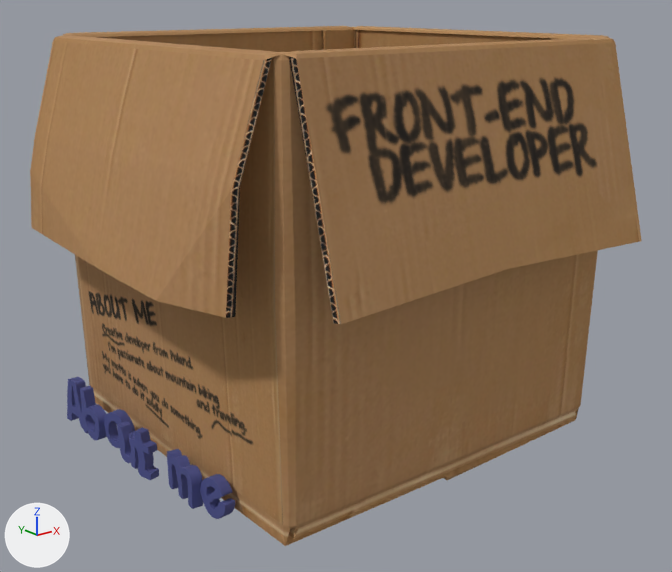
A saved change to the glTF model public/res/DCardboard.glb.
Camera for both pictures: a 50 mm lens placed at (-3.0, -3.82, 1.19), pointed at (0.0, -0.07, -0.31). The lights are fixed; the arrows at lower left show +X, +Y and +Z. Vertices at the same position are counted once.
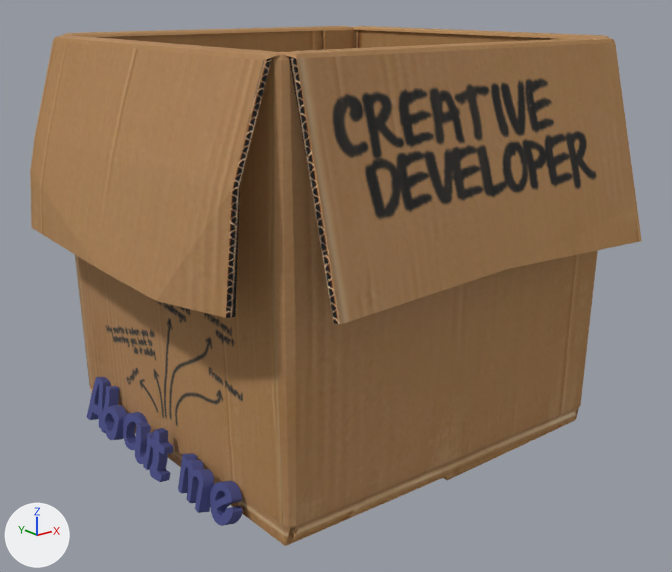
What differs and where, as boxes [x1, y1, x2, y2] in the pictures (672 x 572 px):
'Cube', surface changed
    both: [86, 56, 600, 521]
'Curve.008', moved, turned
    before: [167, 449, 203, 509]
    after: [178, 453, 214, 513]
'Curve.010', moved, turned
    before: [80, 386, 107, 440]
    after: [101, 386, 127, 440]
'Curve.014', moved, turned
    before: [129, 427, 159, 480]
    after: [147, 428, 174, 482]
'Curve.011', moved, turned
    before: [200, 474, 235, 519]
    after: [210, 481, 243, 526]
'Curve.009', moved, turned
    before: [67, 377, 86, 428]
    after: [86, 377, 111, 428]
'Curve.012', moved, turned
    before: [117, 421, 138, 469]
    after: [135, 423, 154, 470]
'Curve.013', moved, turned
    before: [104, 409, 135, 448]
    after: [123, 412, 148, 450]
part 1 of me_cube, surface changed
    both: [236, 42, 637, 324]

What the commit changed:
Picture 'resCardboardTexture-v4' (img_rescardboardtexture_v4) is new.
Material 'Material.001' (mat_material_001) changes its picture from img_rescardboardtexture_v2 to img_rescardboardtexture_v4.
me_cube has 223 vertices, 444 faces and spans x -1.32..1.34, y -1.29..1.33, z -1.09..1.0.
me_cube is used by ob_cube; location (0.0, 0.0, 0.0).
me_cube part 1: texture (UV) coordinates of 7 of 444 faces, centred in x -1.02..0.32, y -1.2..1.02, z -0.64..0.71, changed; they spanned u 0.45..0.72, v 0.28..0.95 and now span u 0.45..0.72, v 0.29..0.95.
Object 'Curve.009' (ob_curve_009) moves from (-1.163, 0.911, -1.349) to (-1.126, 0.853, -1.349).
Object 'Curve.009' (ob_curve_009) turns from (90, 0, -86) to (78, 0, -90) degrees about x, y and z.
